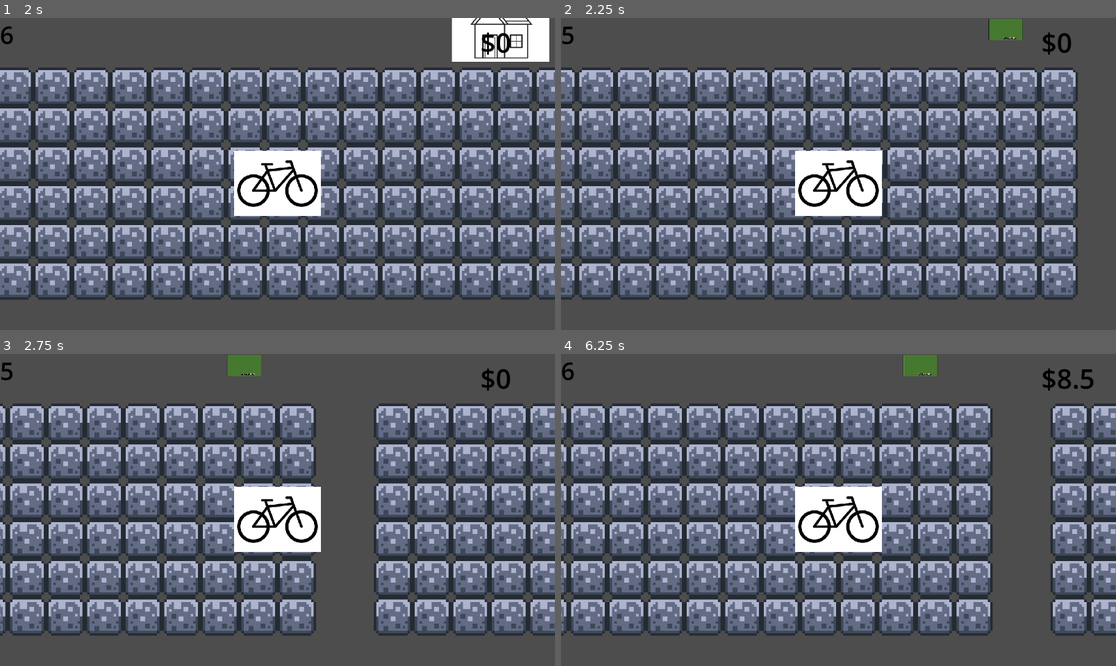
Above: before the commit, frames 1-4 (two rows, left to right).
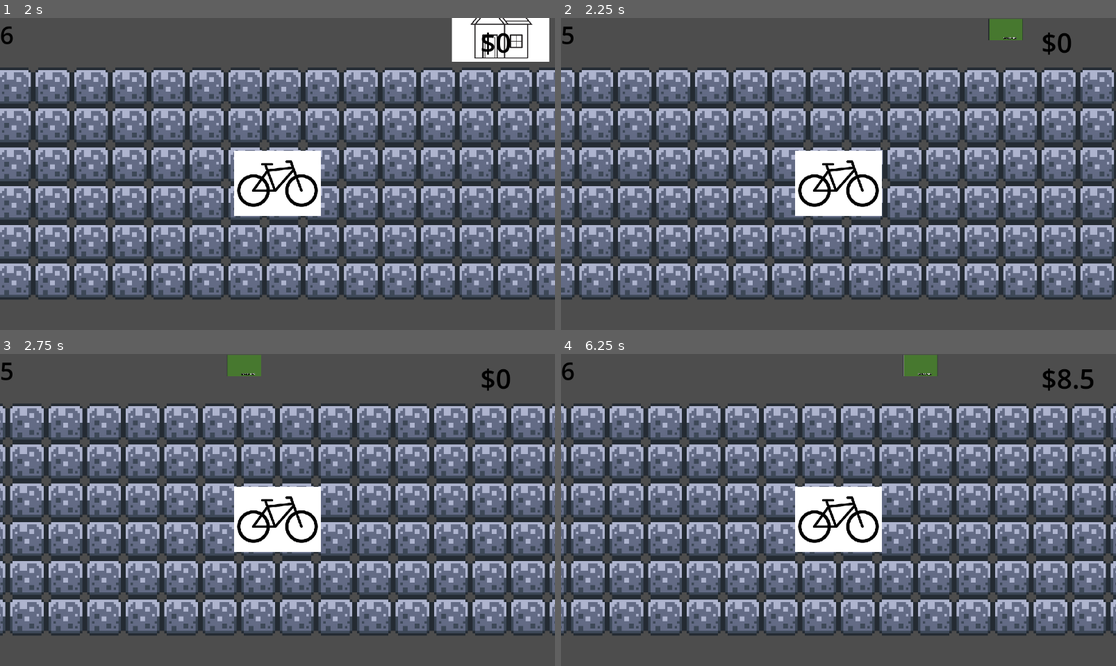
Above: after the commit, the same moments.

Repository: andreaTheCoder/brackeysgamejam
Game: Godot game, scene res://scenes/game.tscn
Two runs of this game, one before a commit and one after it. Both use one fixed random seed, a clock stepped at 60 frames per second and the inputs below.
Inputs:
- Up to frame 1 (2 s): tap Enter at 0.5 s; hold Right (forward) 0.53-1.28 s; hold Space (button) 0.53-1.28 s; hold Left (backward) from 1.28 s (still down); tap Shift (deliver) at 1.35 s
- Up to frame 2 (2.25 s): release Left (backward) at 2.03 s; hold Right (forward) from 2.03 s (still down); hold Space (button) from 2.03 s (still down)
- Up to frame 3 (2.75 s): keep holding Right (forward); keep holding Space (button)
- Up to frame 4 (6.25 s): release Space (button) at 2.78 s; tap Shift (deliver) at 2.85, 5.1 s; release Right (forward) at 3.5 s; click "Next Delivery!" at 3.5 s; tap R (reset) at 4.25 s; hold Space (button) 4.28-5.03 s; hold Left (backward) from 4.28 s (still down); hold Space (button) from 5.78 s (still down)

Frame 1 is identical in both runs. In frame 2, 4.1% of the frame differs, in the area x 93-100%, y 15-91%; in frame 3, 20%, in the area x 56-100%, y 15-91%; in frame 4, 11%.

Commit message:
fix weird chunk gap problem

Diff:
--- a/scenes/lane.tscn
+++ b/scenes/chunk.tscn
@@ -145,14 +145,13 @@
 tile_map_data = PackedByteArray("AAAAAP//AAAGAAEAAAAAAAAAAAAGAAEAAAABAP//AAAGAAEAAAABAAAAAAAGAAEAAAACAP//AAAGAAEAAAACAA …(1456 unchanged characters)…
 tile_set = SubResource("TileSet_t6mhj")
 
-[node name="Chunks" type="Area2D" parent="."]
+[node name="New Chunk Spawn Detector" type="Area2D" parent="."]
 position = Vector2(24, 0)
-collision_layer = 0
 collision_mask = 2
-script = ExtResource("2_8qan7")
+script = ExtResource("2_c3gog")
 
-[node name="CollisionShape2D" type="CollisionShape2D" parent="Chunks"]
-position = Vector2(15, -3)
+[node name="CollisionShape2D" type="CollisionShape2D" parent="New Chunk Spawn Detector"]
+position = Vector2(-4, -3)
 shape = SubResource("RectangleShape2D_t6mhj")
 
-[connection signal="body_entered" from="Chunks" to="Chunks" method="_on_body_entered"]
+[connection signal="body_entered" from="New Chunk Spawn Detector" to="New Chunk Spawn Detector" method="_on_body_entered"]
--- a/scenes/game.tscn
+++ b/scenes/game.tscn
@@ -3,7 +3,7 @@
 [ext_resource type="PackedScene" uid="uid://b2nldleqd7l8" path="res://scenes/bike.tscn" id="1_uwrxv"]
 [ext_resource type="PackedScene" uid="uid://c8a2pywu578h" path="res://scenes/spawner.tscn" id="2_iywne"]
 [ext_resource type="Script" uid="uid://ve3kpygen1ju" path="res://scripts/game_manager.gd" id="2_yqjtg"]
-[ext_resource type="PackedScene" uid="uid://od0hx2lbegjy" path="res://scenes/lane.tscn" id="3_lnu2h"]
+[ext_resource type="PackedScene" uid="uid://od0hx2lbegjy" path="res://scenes/chunk.tscn" id="3_lnu2h"]
 [ext_resource type="PackedScene" uid="uid://8nvv8hcnnes5" path="res://scenes/target_house.tscn" id="4_lbhrr"]
 
 [sub_resource type="WorldBoundaryShape2D" id="WorldBoundaryShape2D_lnu2h"]
--- a/scripts/Chunks.gd
+++ b/scripts/Chunks.gd
@@ -1,10 +1,10 @@
 extends Area2D
 
-
-var chunk_template = preload("res://scenes/lane.tscn")
+@onready var game: Node2D = $"."
+var chunk_template = preload("res://scenes/chunk.tscn")
 var chunk_num = 1
 
 func _on_body_entered(body: Node2D) -> void:
 	var chunk = chunk_template.instantiate()
 	chunk.position.x = chunk_num * 256
-	call_deferred("add_child", chunk)
+	get_parent().add_child(chunk)
Not shown: 1 places in scenes/chunk.tscn that only renumber resources
